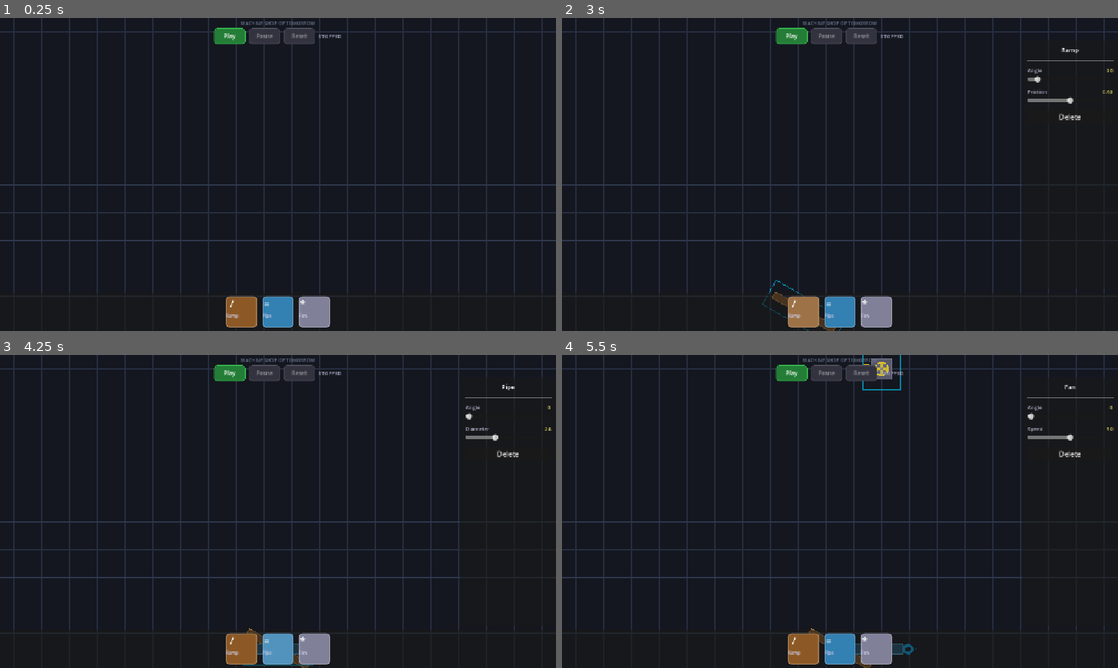
Above: before the commit, frames 1-4 (two rows, left to right).
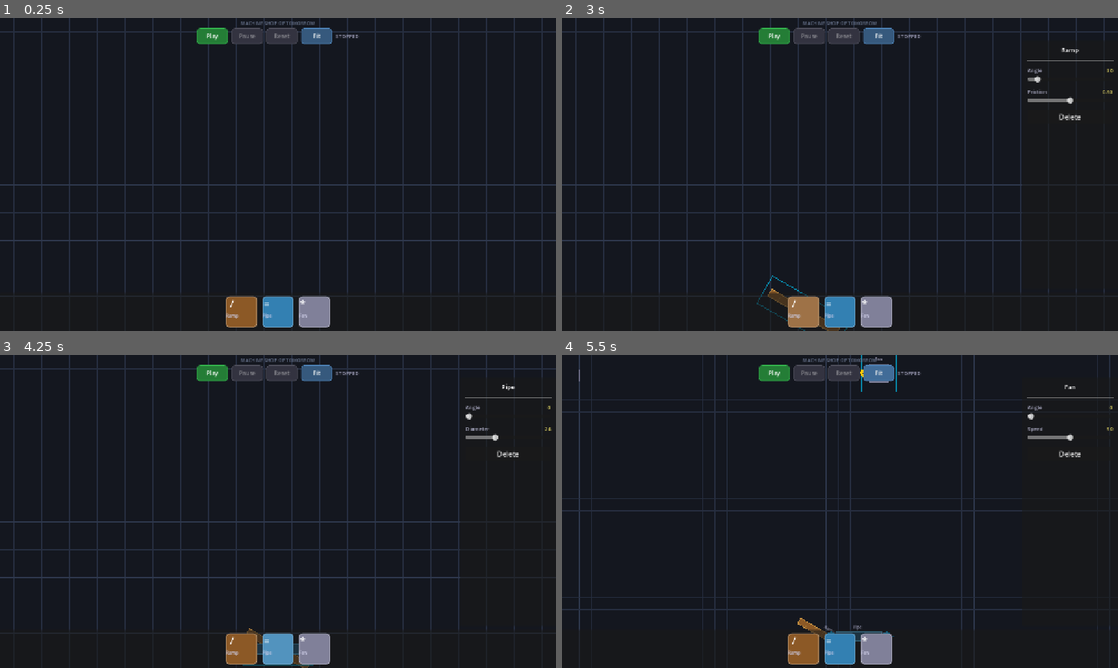
Above: after the commit, the same moments.

Repository: AreteDriver/arcade
Game: Godot game, scene res://src/scenes/main.tscn
The game is run twice, just before and just after one commit, with the same random seed, the same clock (stepped at 60 frames per second) and the same inputs.
Inputs (mouse positions are in pixels of both pictures, inside the frame that each line leads up to):
- Up to frame 1 (0.25 s): no input
- Up to frame 2 (3 s): click (878, 36) at 0.5 s, where only the run after the commit has a clickable "Fit"; click "Play" at 1.25 s; click "Play" at 2 s; click (801, 312) at 2.77 s
- Up to frame 3 (4.25 s): click (278, 649) at 3.52 s
- Up to frame 4 (5.5 s): click (878, 649) at 4.27 s; click (878, 373) at 5 s, where only the run after the commit has a clickable "Fit"

The runs differ from the first frame. In frame 1, 0.9% of the frame differs, in the area x 35-65%, y 3-9%; in frame 2, 1.1%; in frame 3, 0.9%; in frame 4, 8.9%, in the area x 0-100%, y 0-100%.

Commit message:
feat: Phase 2 — juice & visual feedback systems
Visual Feedback Manager (VFX autoload):
- pop_scale, shrink_and_free, shake_node, flash_color, pulse_modulate, glow
- spawn_sparks, spawn_smoke, celebrate (GPUParticles2D one-shot bursts)
- screen_shake, connection_flash (expanding ring), break_effect
- FlashCircle inner class for port connection visual

Audio Manager (Audio autoload):
- Procedural placeholder sounds via AudioStreamWAV generation
- Sine tone + frequency sweep generators with quadratic decay envelope
- AudioStreamPlayer pool (8 concurrent) for SFX
- place, connect, delete, start, success, click sounds

Interaction feedback wired into MachineCanvas:
- Component placement: pop scale animation + sound
- Wire connection: expanding flash rings at both ports + snap sound
- Component deletion: shrink + fade + smoke puff + sound
- Simulation start: staggered glow wave through topological order + whoosh

Component state visuals:
- Modulate tint per state (IDLE=desaturated, ACTIVE=full, BROKEN=dim red, OVERLOADED=warm)
- Broken overlay: crack lines + red tint in _draw
- Overloaded overlay: animated pulsing red border via Time.get_ticks_msec
- VFX.break_effect and VFX.warning triggered on state change

Wire improvements:
- Glow layer: semi-transparent wider Line2D behind the wire
- Larger flow dots with outer glow halo when active
- Glow activates/deactivates with simulation state

Camera & UI:
- zoom_to_fit: smooth tween to frame all components with padding
- Fit button added to SimulationControls toolbar
- do_screen_shake method on MachineCanvas

Co-Authored-By: Claude Opus 4.6 <noreply@anthropic.com>

Diff:
--- a/project.godot
+++ b/project.godot
@@ -23,6 +23,8 @@
 
 ComponentRegistry="*res://src/systems/component_registry.gd"
 SimulationManager="*res://src/systems/simulation_manager.gd"
+VFX="*res://src/systems/visual_feedback_manager.gd"
+Audio="*res://src/systems/audio_manager.gd"
 
 [display]
 
--- a/src/components/base/machine_component.gd
+++ b/src/components/base/machine_component.gd
@@ -85,9 +85,39 @@
 
 func _draw() -> void:
 	_draw_component()
+
+	var rect := _get_bounds()
+
+	# State overlays
+	match current_state:
+		State.BROKEN:
+			_draw_broken_overlay(rect)
+		State.OVERLOADED:
+			_draw_overload_overlay(rect)
+
+	# Selection highlight
 	if is_selected:
-		var rect := _get_bounds()
 		draw_rect(rect.grow(4), Color(0.0, 0.8, 1.0, 0.6), false, 2.0)
+
+
+func _draw_broken_overlay(rect: Rect2) -> void:
+	# Crack lines
+	var cx: float = rect.get_center().x
+	var cy: float = rect.get_center().y
+	var crack_color := Color(0.8, 0.4, 0.1, 0.7)
+	draw_line(Vector2(cx - 8, cy - 12), Vector2(cx + 2, cy), crack_color, 2.0)
+	draw_line(Vector2(cx + 2, cy), Vector2(cx - 4, cy + 10), crack_color, 2.0)
+	draw_line(Vector2(cx + 2, cy), Vector2(cx + 10, cy + 6), crack_color, 1.5)
+	# Dim red tint
+	draw_rect(rect, Color(0.6, 0.2, 0.1, 0.15), true)
+
+
+func _draw_overload_overlay(rect: Rect2) -> void:
+	# Pulsing red border
+	var pulse: float = (sin(Time.get_ticks_msec() / 150.0) + 1.0) / 2.0
+	var red := Color(1.0, 0.2, 0.1, 0.2 + pulse * 0.3)
+	draw_rect(rect, red, true)
+	draw_rect(rect.grow(2), Color(1.0, 0.3, 0.1, 0.4 + pulse * 0.4), false, 2.0)
 
 
 ## Add a port to this component
@@ -155,8 +185,23 @@
 ## Change component state
 func set_state(new_state: State) -> void:
 	if current_state != new_state:
+		var old_state: State = current_state
 		current_state = new_state
 		state_changed.emit(new_state)
+
+		# Apply state-based modulate tint
+		match new_state:
+			State.IDLE:
+				modulate = Color(0.7, 0.7, 0.75)
+			State.ACTIVE:
+				modulate = Color.WHITE
+			State.BROKEN:
+				modulate = Color(0.65, 0.55, 0.55)
+				VFX.break_effect(self)
+			State.OVERLOADED:
+				modulate = Color(1.0, 0.85, 0.85)
+				VFX.warning(self)
+
 		queue_redraw()
 
 
--- a/src/components/base/wire.gd
+++ b/src/components/base/wire.gd
@@ -2,7 +2,7 @@
 extends Line2D
 
 ## Visual connection between two ports.
-## Color-coded by port type with animated flow indicator.
+## Color-coded by port type with animated flow dots and glow layer.
 
 var source_port: Port = null
 var target_port: Port = null
@@ -12,26 +12,37 @@
 var _flow_speed: float = 80.0
 var _active: bool = false
 
-## Dash pattern for flow animation
-var _dash_length: float = 12.0
-var _gap_length: float = 8.0
+## Glow layer (wider, semi-transparent line behind)
+var _glow_line: Line2D = null
+
+## Dot spacing
+var _dot_interval: float = 20.0
 
 
 func _ready() -> void:
 	width = 3.0
 	default_color = Color.WHITE
-	z_index = -1  # Draw behind components
+	z_index = -1
 	antialiased = true
+
+	# Create glow layer behind the wire
+	_glow_line = Line2D.new()
+	_glow_line.width = 10.0
+	_glow_line.default_color = Color(1, 1, 1, 0.0)  # Invisible until active
+	_glow_line.z_index = -2
+	_glow_line.antialiased = true
+	add_child(_glow_line)
 
 
 func setup(source: Port, target: Port) -> void:
 	source_port = source
 	target_port = target
-	default_color = source.get_color()
+	var base_color: Color = source.get_color()
+	default_color = base_color
+	_glow_line.default_color = Color(base_color.r, base_color.g, base_color.b, 0.0)
 	_update_points()
 
 
-## Update wire endpoints to follow ports
 func _process(delta: float) -> void:
 	if source_port == null or target_port == null:
 		return
@@ -39,8 +50,8 @@
 
 	if _active:
 		_flow_offset += _flow_speed * delta
-		if _flow_offset > _dash_length + _gap_length:
-			_flow_offset -= _dash_length + _gap_length
+		if _flow_offset > _dot_interval:
+			_flow_offset -= _dot_interval
 		queue_redraw()
 
 
@@ -48,17 +59,18 @@
 	var start: Vector2 = source_port.global_position
 	var end: Vector2 = target_port.global_position
 
-	# Create a smooth curve between ports
 	var mid_x: float = (start.x + end.x) / 2.0
 	var control1 := Vector2(mid_x, start.y)
 	var control2 := Vector2(mid_x, end.y)
 
 	clear_points()
-	var steps: int = 20
+	_glow_line.clear_points()
+	var steps: int = 24
 	for i in range(steps + 1):
 		var t: float = float(i) / float(steps)
 		var p: Vector2 = _cubic_bezier(start, control1, control2, end, t)
 		add_point(p)
+		_glow_line.add_point(p)
 
 
 func _cubic_bezier(p0: Vector2, p1: Vector2, p2: Vector2, p3: Vector2, t: float) -> Vector2:
@@ -68,20 +80,25 @@
 
 func set_active(active: bool) -> void:
 	_active = active
+	var base_color: Color = source_port.get_color() if source_port else Color.WHITE
 	if active:
 		width = 4.0
-		default_color = source_port.get_color().lightened(0.15) if source_port else Color.WHITE
+		default_color = base_color.lightened(0.15)
+		_glow_line.width = 14.0
+		_glow_line.default_color = Color(base_color.r, base_color.g, base_color.b, 0.15)
 	else:
 		width = 3.0
-		default_color = source_port.get_color() if source_port else Color.WHITE
+		default_color = base_color
+		_glow_line.width = 10.0
+		_glow_line.default_color = Color(base_color.r, base_color.g, base_color.b, 0.0)
 
 
 func _draw() -> void:
 	if not _active or get_point_count() < 2:
 		return
 
-	# Draw animated flow dots along the wire
-	var color: Color = source_port.get_color().lightened(0.4) if source_port else Color.WHITE
+	# Animated flow dots along the wire
+	var color: Color = source_port.get_color().lightened(0.5) if source_port else Color.WHITE
 	var total_length: float = 0.0
 	var segment_lengths: Array[float] = []
 	for i in range(get_point_count() - 1):
@@ -89,13 +106,17 @@
 		segment_lengths.append(seg_len)
 		total_length += seg_len
 
-	# Place dots at intervals along the path
-	var interval: float = _dash_length + _gap_length
-	var pos_along: float = fmod(_flow_offset, interval)
+	if total_length <= 0:
+		return
+
+	var pos_along: float = fmod(_flow_offset, _dot_interval)
 	while pos_along < total_length:
 		var world_pos: Vector2 = _get_point_at_distance(pos_along, segment_lengths)
-		draw_circle(world_pos - global_position, 3.0, color)
-		pos_along += interval
+		var local_pos: Vector2 = world_pos - global_position
+		# Dot with small glow
+		draw_circle(local_pos, 4.5, Color(color.r, color.g, color.b, 0.25))
+		draw_circle(local_pos, 2.5, color)
+		pos_along += _dot_interval
 
 
 func _get_point_at_distance(dist: float, seg_lengths: Array[float]) -> Vector2:
@@ -108,7 +129,6 @@
 	return get_point_position(get_point_count() - 1)
 
 
-## Disconnect and clean up
 func remove_wire() -> void:
 	if source_port:
 		source_port.disconnect_port()
--- a/src/scenes/machine_canvas.gd
+++ b/src/scenes/machine_canvas.gd
@@ -70,6 +70,10 @@
 	graph.add_component(component)
 
 	component.component_selected.connect(_on_component_clicked)
+
+	# Juice: pop scale animation + placement sound
+	VFX.pop_scale(component)
+	Audio.play_place()
 
 	return component
 
@@ -100,7 +104,11 @@
 	_remove_wires_for(component)
 
 	graph.remove_component(component)
-	component.queue_free()
+
+	# Juice: shrink + smoke puff + delete sound instead of instant free
+	VFX.spawn_smoke(component.global_position, component_layer)
+	VFX.shrink_and_free(component)
+	Audio.play_delete()
 
 
 ## Select a component and show its parameters
@@ -294,6 +302,11 @@
 	wire_layer.add_child(wire)
 	wire_created.emit(wire)
 
+	# Juice: flash at both ports + connection sound
+	VFX.connection_flash(source)
+	VFX.connection_flash(target)
+	Audio.play_connect()
+
 
 func _disconnect_wire_at(port: Port) -> void:
 	# Find and remove the wire visual
@@ -386,6 +399,46 @@
 	select_component(component)
 
 
+## Zoom camera to fit all placed components
+func zoom_to_fit() -> void:
+	if graph.is_empty():
+		camera.position = Vector2(640, 360)
+		_zoom_level = 1.0
+		camera.zoom = Vector2.ONE
+		return
+
+	var components: Array[MachineComponent] = graph.get_components()
+	var min_pos := Vector2(INF, INF)
+	var max_pos := Vector2(-INF, -INF)
+
+	for comp in components:
+		var bounds: Rect2 = comp._get_bounds()
+		var world_min: Vector2 = comp.global_position + bounds.position
+		var world_max: Vector2 = comp.global_position + bounds.end
+		min_pos = Vector2(minf(min_pos.x, world_min.x), minf(min_pos.y, world_min.y))
+		max_pos = Vector2(maxf(max_pos.x, world_max.x), maxf(max_pos.y, world_max.y))
+
+	var center := (min_pos + max_pos) / 2.0
+	var extent := max_pos - min_pos + Vector2(100, 100)  # Padding
+	var viewport_size := get_viewport_rect().size
+
+	var zoom_x: float = viewport_size.x / extent.x if extent.x > 0 else 1.0
+	var zoom_y: float = viewport_size.y / extent.y if extent.y > 0 else 1.0
+	_zoom_level = clampf(minf(zoom_x, zoom_y), MIN_ZOOM, MAX_ZOOM)
+
+	var tween := create_tween()
+	tween.set_ease(Tween.EASE_IN_OUT)
+	tween.set_trans(Tween.TRANS_SINE)
+	tween.set_parallel(true)
+	tween.tween_property(camera, "position", center, 0.4)
+	tween.tween_property(camera, "zoom", Vector2(_zoom_level, _zoom_level), 0.4)
+
+
+## Trigger screen shake (called by VFX or game events)
+func do_screen_shake(intensity: float = 5.0, duration: float = 0.3) -> void:
+	VFX.screen_shake(camera, intensity, duration)
+
+
 func _on_simulation_stopped() -> void:
 	# Clean up any spawned physics objects
 	for child in component_layer.get_children():
@@ -406,3 +459,15 @@
 	for child in wire_layer.get_children():
 		if child is Wire:
 			child.set_active(true)
+
+	# Juice: activation wave — flash each component in topological order
+	Audio.play_start()
+	var order: Array[MachineComponent] = graph.get_evaluation_order()
+	for i in range(order.size()):
+		var comp: MachineComponent = order[i]
+		# Staggered glow
+		get_tree().create_timer(i * 0.08).timeout.connect(
+			func() -> void:
+				if is_instance_valid(comp):
+					VFX.glow(comp, Color(1.4, 1.4, 1.6), 0.3)
+		)
--- a/src/scenes/main.gd
+++ b/src/scenes/main.gd
@@ -18,7 +18,7 @@
 	canvas.component_selected.connect(_on_canvas_component_selected)
 	canvas.component_deselected.connect(_on_canvas_component_deselected)
 	param_panel.delete_requested.connect(_on_delete_requested)
-
+	sim_controls.zoom_to_fit_pressed.connect(canvas.zoom_to_fit)
 
 
 func _on_tray_component_selected(type_name: String) -> void:
--- /dev/null
+++ b/src/systems/audio_manager.gd
@@ -0,0 +1,140 @@
+extends Node
+
+## Audio management system.
+## Autoload singleton — access via Audio.
+## Procedural placeholder sounds for Phase 2. Replace with real assets later.
+
+var master_volume: float = 1.0
+var sfx_volume: float = 0.8
+var music_volume: float = 0.5
+
+## Cached procedural sounds
+var _place_sound: AudioStreamWAV
+var _connect_sound: AudioStreamWAV
+var _delete_sound: AudioStreamWAV
+var _start_sound: AudioStreamWAV
+var _success_sound: AudioStreamWAV
+var _click_sound: AudioStreamWAV
+
+## Pool of AudioStreamPlayer nodes for concurrent sounds
+var _players: Array[AudioStreamPlayer] = []
+const PLAYER_POOL_SIZE: int = 8
+
+
+func _ready() -> void:
+	# Create player pool
+	for i in range(PLAYER_POOL_SIZE):
+		var player := AudioStreamPlayer.new()
+		player.bus = "Master"
+		add_child(player)
+		_players.append(player)
+
+	# Generate procedural placeholder sounds
+	_place_sound = _generate_tone(440.0, 0.08, 0.6)
+	_connect_sound = _generate_tone(660.0, 0.06, 0.5)
+	_delete_sound = _generate_tone(220.0, 0.12, 0.4)
+	_start_sound = _generate_sweep(300.0, 600.0, 0.2, 0.5)
+	_success_sound = _generate_sweep(400.0, 800.0, 0.3, 0.6)
+	_click_sound = _generate_tone(880.0, 0.03, 0.3)
+
+
+## Play sound for component placement
+func play_place() -> void:
+	_play(_place_sound)
+
+
+## Play sound for wire connection
+func play_connect() -> void:
+	_play(_connect_sound)
+
+
+## Play sound for component deletion
+func play_delete() -> void:
+	_play(_delete_sound)
+
+
+## Play sound for simulation start
+func play_start() -> void:
+	_play(_start_sound)
+
+
+## Play sound for success/completion
+func play_success() -> void:
+	_play(_success_sound)
+
+
+## Play sound for UI click
+func play_click() -> void:
+	_play(_click_sound)
+
+
+## Play a positional sound at a world location
+func play_at(stream: AudioStreamWAV, world_pos: Vector2, volume_db: float = 0.0) -> void:
+	var player := AudioStreamPlayer2D.new()
+	player.stream = stream
+	player.volume_db = volume_db + linear_to_db(sfx_volume * master_volume)
+	player.global_position = world_pos
+	get_tree().current_scene.add_child(player)
+	player.play()
+	player.finished.connect(player.queue_free)
+
+
+## Internal: play a sound from the pool
+func _play(stream: AudioStreamWAV) -> void:
+	if stream == null:
+		return
+	for player in _players:
+		if not player.playing:
+			player.stream = stream
+			player.volume_db = linear_to_db(sfx_volume * master_volume)
+			player.play()
+			return
+	# All players busy — skip this sound
+
+
+## Generate a simple sine tone
+func _generate_tone(freq: float, duration: float, volume: float = 1.0) -> AudioStreamWAV:
+	var sample_rate: int = 22050
+	var num_samples: int = int(sample_rate * duration)
+	var data := PackedByteArray()
+	data.resize(num_samples * 2)  # 16-bit mono
+
+	for i in range(num_samples):
+		var t: float = float(i) / float(sample_rate)
+		var envelope: float = 1.0 - (float(i) / float(num_samples))  # Linear decay
+		envelope *= envelope  # Quadratic decay for snappier feel
+		var sample: float = sin(t * freq * TAU) * envelope * volume
+		var sample_int: int = clampi(int(sample * 32767.0), -32768, 32767)
+		data[i * 2] = sample_int & 0xFF
+		data[i * 2 + 1] = (sample_int >> 8) & 0xFF
+
+	var stream := AudioStreamWAV.new()
+	stream.format = AudioStreamWAV.FORMAT_16_BITS
+	stream.mix_rate = sample_rate
+	stream.data = data
+	return stream
+
+
+## Generate a frequency sweep
+func _generate_sweep(freq_start: float, freq_end: float, duration: float, volume: float = 1.0) -> AudioStreamWAV:
+	var sample_rate: int = 22050
+	var num_samples: int = int(sample_rate * duration)
+	var data := PackedByteArray()
+	data.resize(num_samples * 2)
+
+	var phase: float = 0.0
+	for i in range(num_samples):
+		var t: float = float(i) / float(num_samples)
+		var freq: float = lerpf(freq_start, freq_end, t)
+		var envelope: float = 1.0 - t
+		phase += freq / float(sample_rate)
+		var sample: float = sin(phase * TAU) * envelope * volume
+		var sample_int: int = clampi(int(sample * 32767.0), -32768, 32767)
+		data[i * 2] = sample_int & 0xFF
+		data[i * 2 + 1] = (sample_int >> 8) & 0xFF
+
+	var stream := AudioStreamWAV.new()
+	stream.format = AudioStreamWAV.FORMAT_16_BITS
+	stream.mix_rate = sample_rate
+	stream.data = data
+	return stream
--- /dev/null
+++ b/src/systems/visual_feedback_manager.gd
@@ -0,0 +1,242 @@
+extends Node
+
+## Centralized visual feedback system.
+## Autoload singleton — access via VFX.
+## Uses Tweens for animations and GPUParticles2D for particle effects.
+
+
+## Scale pop: 0 → 1.1 → 1.0 (satisfying placement feel)
+func pop_scale(node: Node2D, duration: float = 0.3) -> void:
+	node.scale = Vector2(0.3, 0.3)
+	var tween := node.create_tween()
+	tween.set_ease(Tween.EASE_OUT)
+	tween.set_trans(Tween.TRANS_BACK)
+	tween.tween_property(node, "scale", Vector2(1.1, 1.1), duration * 0.6)
+	tween.tween_property(node, "scale", Vector2.ONE, duration * 0.4).set_ease(Tween.EASE_IN_OUT).set_trans(Tween.TRANS_SINE)
+
+
+## Shrink and fade out (delete animation), then queue_free
+func shrink_and_free(node: Node2D, duration: float = 0.25) -> void:
+	var tween := node.create_tween()
+	tween.set_ease(Tween.EASE_IN)
+	tween.set_trans(Tween.TRANS_BACK)
+	tween.set_parallel(true)
+	tween.tween_property(node, "scale", Vector2(0.1, 0.1), duration)
+	tween.tween_property(node, "modulate:a", 0.0, duration)
+	tween.set_parallel(false)
+	tween.tween_callback(node.queue_free)
+
+
+## Shake a node (random offset jitter)
+func shake_node(node: Node2D, intensity: float = 4.0, duration: float = 0.3) -> void:
+	var original_pos: Vector2 = node.position
+	var tween := node.create_tween()
+	var steps: int = int(duration / 0.03)
+	for i in range(steps):
+		var offset := Vector2(randf_range(-intensity, intensity), randf_range(-intensity, intensity))
+		var decay: float = 1.0 - float(i) / float(steps)
+		tween.tween_property(node, "position", original_pos + offset * decay, 0.03)
+	tween.tween_property(node, "position", original_pos, 0.03)
+
+
+## Flash modulate color then return to white
+func flash_color(node: Node2D, color: Color, duration: float = 0.2) -> void:
+	var tween := node.create_tween()
+	tween.tween_property(node, "modulate", color, duration * 0.3)
+	tween.tween_property(node, "modulate", Color.WHITE, duration * 0.7)
+
+
+## Pulse modulate (throb effect for warnings)
+func pulse_modulate(node: Node2D, color: Color, count: int = 3, duration: float = 0.6) -> void:
+	var tween := node.create_tween()
+	tween.set_loops(count)
+	tween.tween_property(node, "modulate", color, duration / 2.0)
+	tween.tween_property(node, "modulate", Color.WHITE, duration / 2.0)
+
+
+## Glow effect: temporarily brighten a node
+func glow(node: Node2D, color: Color = Color(1.3, 1.3, 1.5), duration: float = 0.4) -> void:
+	var tween := node.create_tween()
+	tween.tween_property(node, "modulate", color, duration * 0.3)
+	tween.tween_property(node, "modulate", Color.WHITE, duration * 0.7).set_ease(Tween.EASE_OUT)
+
+
+## Connection flash: brief glow at a port position
+func connection_flash(port: Node2D) -> void:
+	var flash := _create_flash_circle(port.global_position, Port.TYPE_COLORS.get(port.port_type, Color.WHITE) if port is Port else Color.WHITE)
+	_add_effect(flash, port)
+
+
+## Spawn spark particles at a world position
+func spawn_sparks(world_pos: Vector2, color: Color = Color(1.0, 0.8, 0.2), count: int = 12, parent: Node = null) -> void:
+	var particles := GPUParticles2D.new()
+	particles.amount = count
+	particles.one_shot = true
+	particles.lifetime = 0.4
+	particles.explosiveness = 0.9
+	particles.global_position = world_pos
+
+	var mat := ParticleProcessMaterial.new()
+	mat.direction = Vector3(0, -1, 0)
+	mat.spread = 180.0
+	mat.initial_velocity_min = 80.0
+	mat.initial_velocity_max = 180.0
+	mat.gravity = Vector3(0, 300, 0)
+	mat.damping_min = 2.0
+	mat.damping_max = 4.0
+	mat.scale_min = 1.5
+	mat.scale_max = 3.0
+	mat.color = color
+
+	particles.process_material = mat
+	particles.emitting = true
+	particles.finished.connect(particles.queue_free)
+
+	if parent:
+		parent.add_child(particles)
+	else:
+		_add_to_scene(particles)
+
+
+## Spawn smoke puff
+func spawn_smoke(world_pos: Vector2, parent: Node = null) -> void:
+	var particles := GPUParticles2D.new()
+	particles.amount = 8
+	particles.one_shot = true
+	particles.lifetime = 0.6
+	particles.explosiveness = 0.8
+	particles.global_position = world_pos
+
+	var mat := ParticleProcessMaterial.new()
+	mat.direction = Vector3(0, -1, 0)
+	mat.spread = 60.0
+	mat.initial_velocity_min = 20.0
+	mat.initial_velocity_max = 50.0
+	mat.gravity = Vector3(0, -40, 0)
+	mat.damping_min = 3.0
+	mat.damping_max = 5.0
+	mat.scale_min = 3.0
+	mat.scale_max = 6.0
+	mat.color = Color(0.5, 0.5, 0.55, 0.6)
+
+	particles.process_material = mat
+	particles.emitting = true
+	particles.finished.connect(particles.queue_free)
+
+	if parent:
+		parent.add_child(particles)
+	else:
+		_add_to_scene(particles)
+
+
+## Celebration burst (rainbow sparks)
+func celebrate(world_pos: Vector2, parent: Node = null) -> void:
+	var particles := GPUParticles2D.new()
+	particles.amount = 24
+	particles.one_shot = true
+	particles.lifetime = 0.8
+	particles.explosiveness = 0.95
+	particles.global_position = world_pos
+
+	var mat := ParticleProcessMaterial.new()
+	mat.direction = Vector3(0, -1, 0)
+	mat.spread = 180.0
+	mat.initial_velocity_min = 120.0
+	mat.initial_velocity_max = 250.0
+	mat.gravity = Vector3(0, 200, 0)
+	mat.damping_min = 1.0
+	mat.damping_max = 3.0
+	mat.scale_min = 2.0
+	mat.scale_max = 4.0
+
+	# Rainbow color ramp
+	var gradient := Gradient.new()
+	gradient.set_color(0, Color(1, 0.2, 0.2))
+	gradient.add_point(0.2, Color(1, 0.8, 0.1))
+	gradient.add_point(0.4, Color(0.2, 1, 0.3))
+	gradient.add_point(0.6, Color(0.2, 0.6, 1))
+	gradient.add_point(0.8, Color(0.8, 0.3, 1))
+	gradient.set_color(1, Color(1, 0.5, 0.8))
+
+	var color_ramp := GradientTexture1D.new()
+	color_ramp.gradient = gradient
+	mat.color_ramp = color_ramp
+
+	particles.process_material = mat
+	particles.emitting = true
+	particles.finished.connect(particles.queue_free)
+
+	if parent:
+		parent.add_child(particles)
+	else:
+		_add_to_scene(particles)
+
+
+## Warning pulse (red throb)
+func warning(node: Node2D) -> void:
+	pulse_modulate(node, Color(1.4, 0.5, 0.5), 3, 0.4)
+
+
+## Break effect: sparks + smoke + shake
+func break_effect(node: Node2D) -> void:
+	spawn_sparks(node.global_position, Color(1, 0.6, 0.1), 16)
+	spawn_smoke(node.global_position)
+	shake_node(node, 6.0, 0.4)
+
+
+## Screen shake via camera
+func screen_shake(camera: Camera2D, intensity: float = 5.0, duration: float = 0.3) -> void:
+	var original_offset: Vector2 = camera.offset
+	var tween := camera.create_tween()
+	var steps: int = int(duration / 0.03)
+	for i in range(steps):
+		var offset := Vector2(randf_range(-intensity, intensity), randf_range(-intensity, intensity))
+		var decay: float = 1.0 - float(i) / float(steps)
+		tween.tween_property(camera, "offset", original_offset + offset * decay, 0.03)
+	tween.tween_property(camera, "offset", original_offset, 0.03)
+
+
+## Create a brief expanding circle flash
+func _create_flash_circle(world_pos: Vector2, color: Color) -> Node2D:
+	var flash := FlashCircle.new()
+	flash.global_position = world_pos
+	flash.color = color
+	return flash
+
+
+func _add_effect(effect: Node2D, ref_node: Node) -> void:
+	var parent: Node = ref_node.get_parent()
+	if parent:
+		parent.add_child(effect)
+	else:
+		_add_to_scene(effect)
+
+
+func _add_to_scene(node: Node) -> void:
+	get_tree().current_scene.add_child(node)
+
+
+## Inner class: expanding circle that fades out
+class FlashCircle extends Node2D:
+	var color: Color = Color.WHITE
+	var radius: float = 4.0
+	var max_radius: float = 24.0
+	var lifetime: float = 0.25
+	var _time: float = 0.0
+
+	func _ready() -> void:
+		z_index = 10
+
+	func _process(delta: float) -> void:
+		_time += delta
+		var t: float = _time / lifetime
+		if t >= 1.0:
+			queue_free()
+			return
+		radius = lerpf(4.0, max_radius, t)
+		color.a = 1.0 - t
+		queue_redraw()
+
+	func _draw() -> void:
+		draw_arc(Vector2.ZERO, radius, 0, TAU, 24, color, 2.5)
+		draw_circle(Vector2.ZERO, radius * 0.3, Color(color.r, color.g, color.b, color.a * 0.4))
--- a/src/ui/simulation_controls.gd
+++ b/src/ui/simulation_controls.gd
@@ -3,9 +3,12 @@
 
 ## Play / Pause / Reset buttons for simulation control.
 
+signal zoom_to_fit_pressed()
+
 var _play_button: Button
 var _pause_button: Button
 var _reset_button: Button
+var _fit_button: Button
 var _status_label: Label
 
 
@@ -16,6 +19,7 @@
 	_play_button = _create_button("Play", Color(0.2, 0.7, 0.3))
 	_pause_button = _create_button("Pause", Color(0.8, 0.7, 0.2))
 	_reset_button = _create_button("Reset", Color(0.7, 0.3, 0.2))
+	_fit_button = _create_button("Fit", Color(0.3, 0.5, 0.7))
 
 	_status_label = Label.new()
 	_status_label.text = "STOPPED"
@@ -26,6 +30,7 @@
 	_play_button.pressed.connect(_on_play)
 	_pause_button.pressed.connect(_on_pause)
 	_reset_button.pressed.connect(_on_reset)
+	_fit_button.pressed.connect(_on_fit)
 
 	_pause_button.disabled = true
 	_reset_button.disabled = true
@@ -83,6 +88,10 @@
 	SimulationManager.stop()
 
 
+func _on_fit() -> void:
+	zoom_to_fit_pressed.emit()
+
+
 func _on_state_changed(new_state: SimulationManager.SimState) -> void:
 	match new_state:
 		SimulationManager.SimState.STOPPED:
